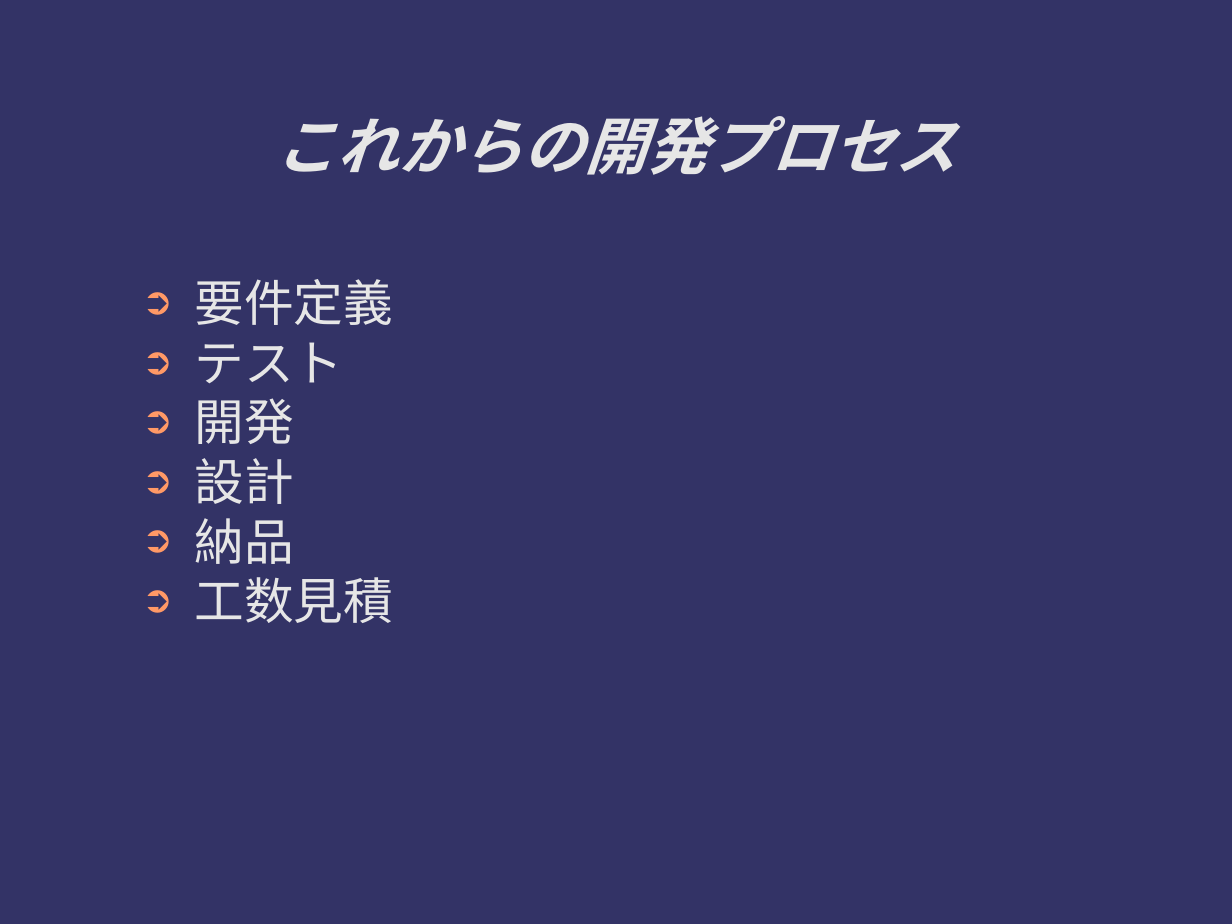
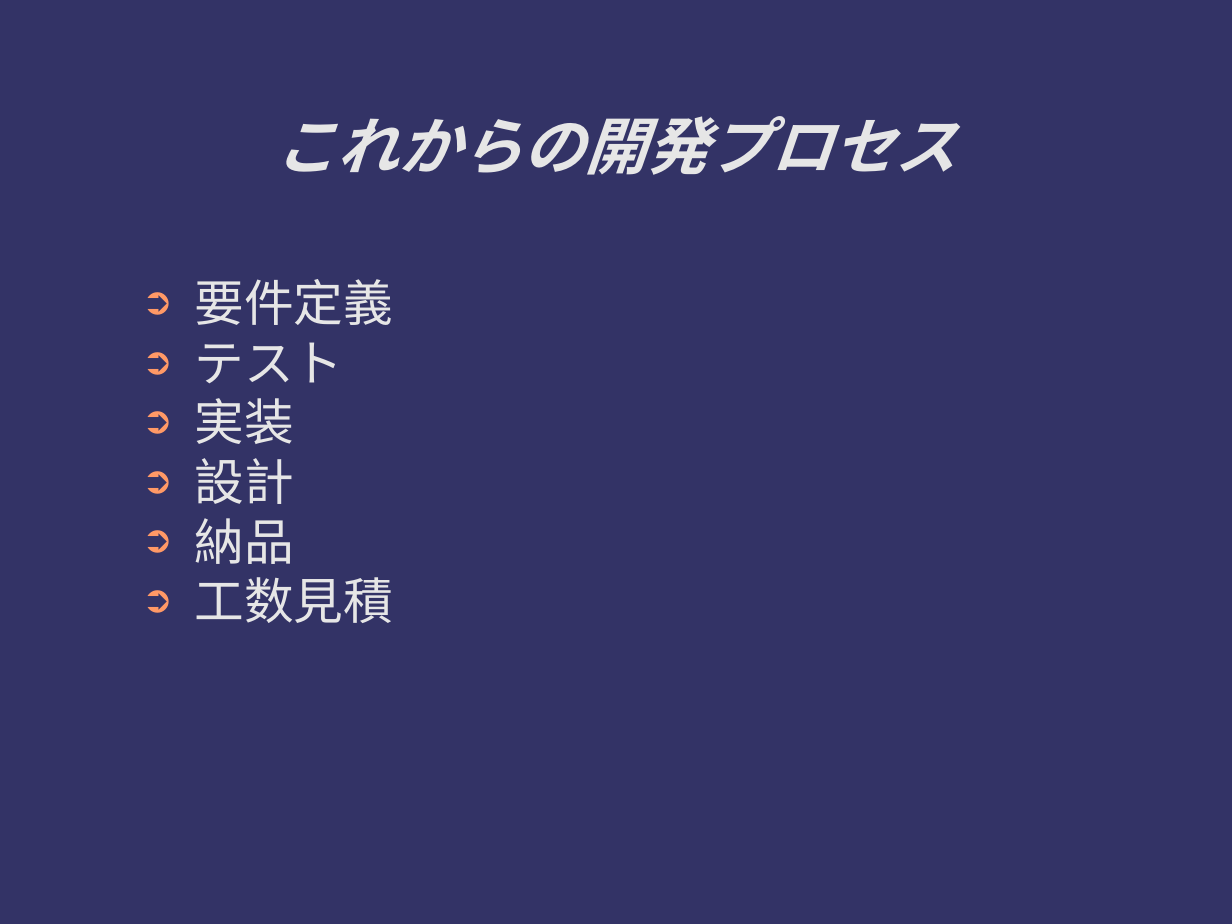
Before and after one commit to ichylinux/daddy, a slide deck: slide 12 of doc/concept.odp (slide 11 before the commit). Drawn at 1232x924 pixels with LibreOffice and Linux fonts; fonts in the diff are those of the drawing. Boxes give left, top, right and bottom in pixels: in the first picture for what was removed or moved away, otherwise in the second. Text is boxed around its words. In the diff, an @@ line names an element or a change of style, - is before the commit and + after.

```diff
--- a/doc/concept.odp
+++ b/doc/concept.odp
@@ text at (x1=195, y1=398, x2=294, y2=444): text changed @@
-➲ 開発
+➲ 実装
```
Also in this commit, not shown: 9 other slides changed, 1 slide added, 2 other files.
